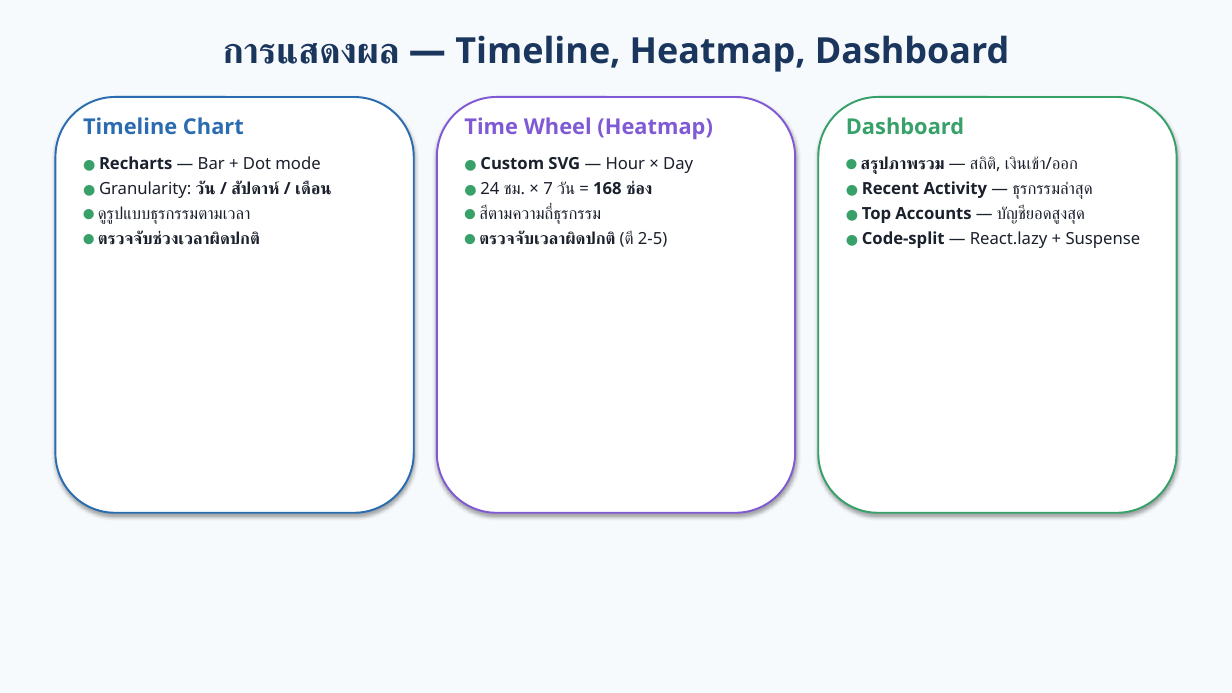
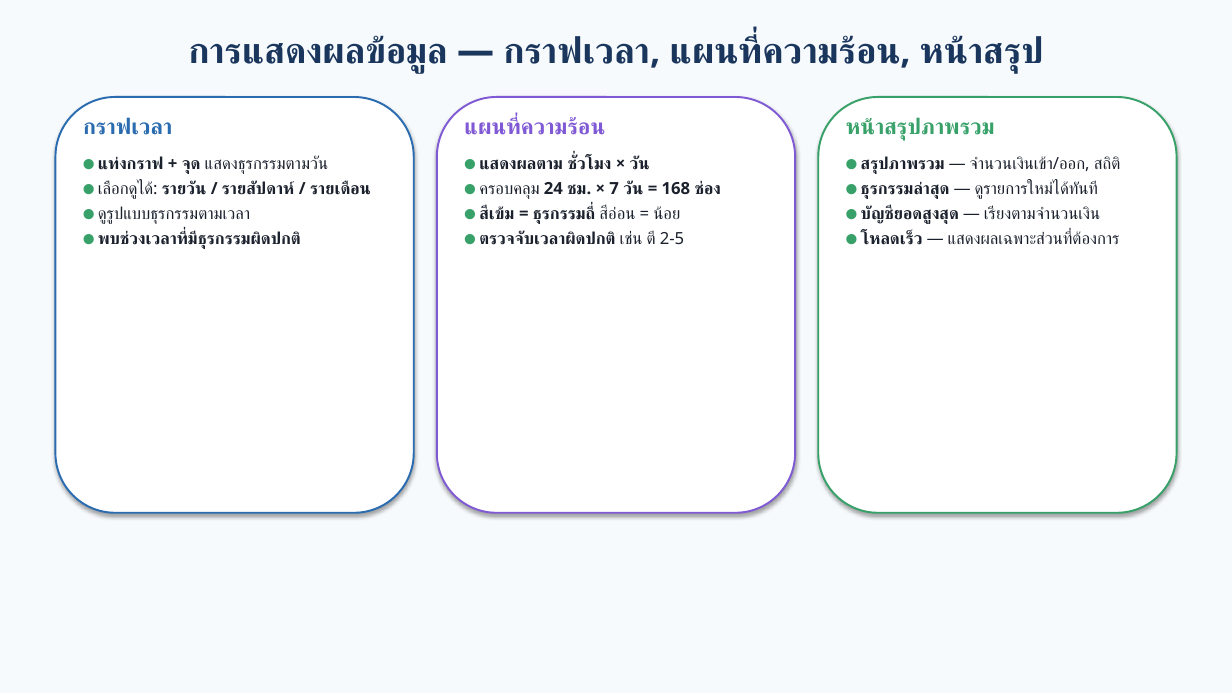
Before and after one commit to numsarai/Saraithong-BSIE, a slide deck: slide 9 of docs/SPNI_BSIE_Presentation.pptx. Drawn at 1232x693 pixels with LibreOffice and Linux fonts; fonts in the diff are those of the drawing. Boxes give left, top, right and bottom in pixels: in the first picture for what was removed or moved away, otherwise in the second. Text is boxed around its words. In the diff, an @@ line names an element or a change of style, - is before the commit and + after.

```diff
--- a/docs/SPNI_BSIE_Presentation.pptx
+++ b/docs/SPNI_BSIE_Presentation.pptx
@@ text at (188,35,1044,73): text changed @@
-การแสดงผล — Timeline, Heatmap, Dashboard
+การแสดงผลข้อมูล — กราฟเวลา, แผนที่ความร้อน, หน้าสรุป
@@ text at (83,117,172,135): text changed @@
-Timeline Chart
+กราฟเวลา
@@ text at (464,117,605,135): text changed @@
-Time Wheel (Heatmap)
+แผนที่ความร้อน
@@ text at (846,117,995,141): text changed @@
-Dashboard
+หน้าสรุปภาพรวม
@@ text at (98,156,371,199): text changed; bold on @@
-● Recharts — Bar + Dot mode
-● Granularity: วัน / สัปดาห์ / เดือน
+● แท่งกราฟ + จุด แสดงธุรกรรมตามวัน
+● เลือกดูได้: รายวัน / รายสัปดาห์ / รายเดือน
@@ text at (479,156,721,245): text changed; bold on @@
-● Custom SVG — Hour × Day
-● 24 ชม. × 7 วัน = 168 ช่อง
-● สีตามความถี่ธุรกรรม
-● ตรวจจับเวลาผิดปกติ (ตี 2-5)
+● แสดงผลตาม ชั่วโมง × วัน
+● ครอบคลุม 24 ชม. × 7 วัน = 168 ช่อง
+● สีเข้ม = ธุรกรรมถี่ สีอ่อน = น้อย
+● ตรวจจับเวลาผิดปกติ เช่น ตี 2-5
@@ text at (861,156,1120,245): text changed @@
-● สรุปภาพรวม — สถิติ, เงินเข้า/ออก
-● Recent Activity — ธุรกรรมล่าสุด
-● Top Accounts — บัญชียอดสูงสุด
-● Code-split — React.lazy + Suspense
+● สรุปภาพรวม — จำนวนเงินเข้า/ออก, สถิติ
+● ธุรกรรมล่าสุด — ดูรายการใหม่ได้ทันที
+● บัญชียอดสูงสุด — เรียงตามจำนวนเงิน
+● โหลดเร็ว — แสดงผลเฉพาะส่วนที่ต้องการ
@@ text at (98,232,300,249): text changed @@
-● ตรวจจับช่วงเวลาผิดปกติ
+● พบช่วงเวลาที่มีธุรกรรมผิดปกติ
```
Also in this commit, not shown: 20 other slides changed, 2 other files.
